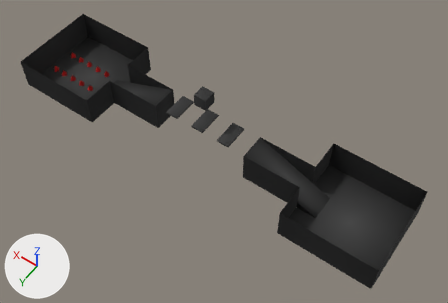
Two versions of the Blender file assets/world2.blend, one commit apart.
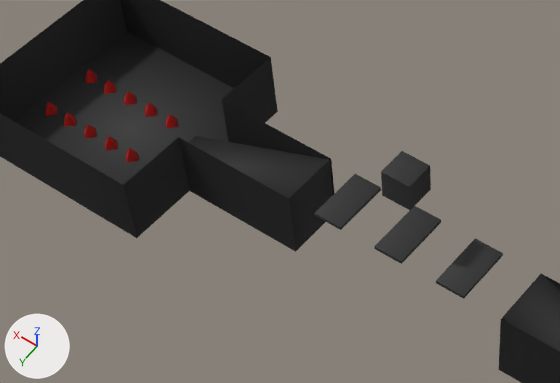
Each version appears first whole from a camera (50 mm lens) standing at (-59.8, 46.1, 72.7) and looking at (-27.9, 1.4, 2.5), and next in a close-up on the part from 8% to 60% of the width and 8% to 60% of the height. Every picture has the same lights, and +X, +Y and +Z are marked at lower left. The last two pictures show the newer version. Objects named as collision shapes, trigger or cutter boxes, shadow casters or lower levels of detail are left out.
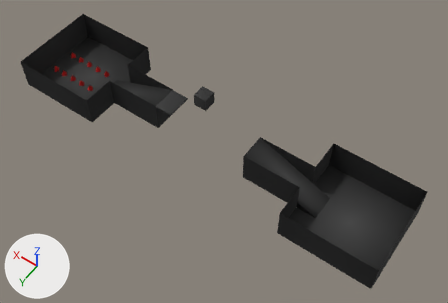
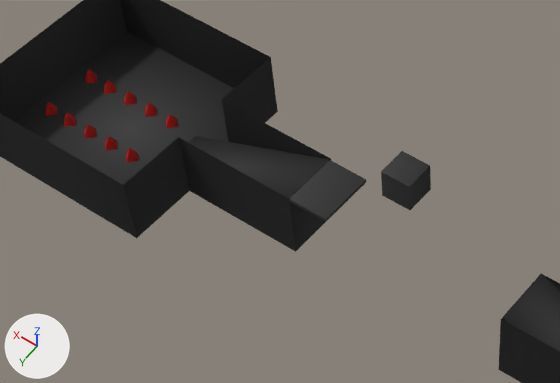
Pixel boxes (x1, y1, x2, y2) of what changed, in the close-ups (560 x 383 px):
'Cube', moved, rescaled (18% wider, 11% taller): before (315, 174, 381, 230); after (289, 160, 367, 222)
'Cube.002', deleted: before (436, 238, 503, 299)
'Cube.001', deleted: before (374, 206, 441, 264)

The change, as a diff of the scene's bpy script:
```diff
--- a/assets/world2.blend.py
+++ b/assets/world2.blend.py
@@ ob_cube @@
 ob_cube = bpy.data.objects.new('Cube', me_cube_001)
-ob_cube.location = (-19.0, 0.0, 4.87)
-ob_cube.scale = (1.0, 2.0, 0.114)
+ob_cube.location = (-17.44, 0.0, 4.87)
+ob_cube.scale = (1.43, 2.0, 0.114)
@@ ob_cube_001 @@
-ob_cube_001 = bpy.data.objects.new('Cube.001', me_cube_002)
-ob_cube_001.location = (-23.55, 0.0, 4.87)
-ob_cube_001.scale = (1.0, 2.0, 0.114)
@@ ob_cube_002 @@
-ob_cube_002 = bpy.data.objects.new('Cube.002', me_cube_003)
-ob_cube_002.location = (-28.04, 0.0, 4.87)
-ob_cube_002.scale = (1.0, 2.0, 0.114)
```
